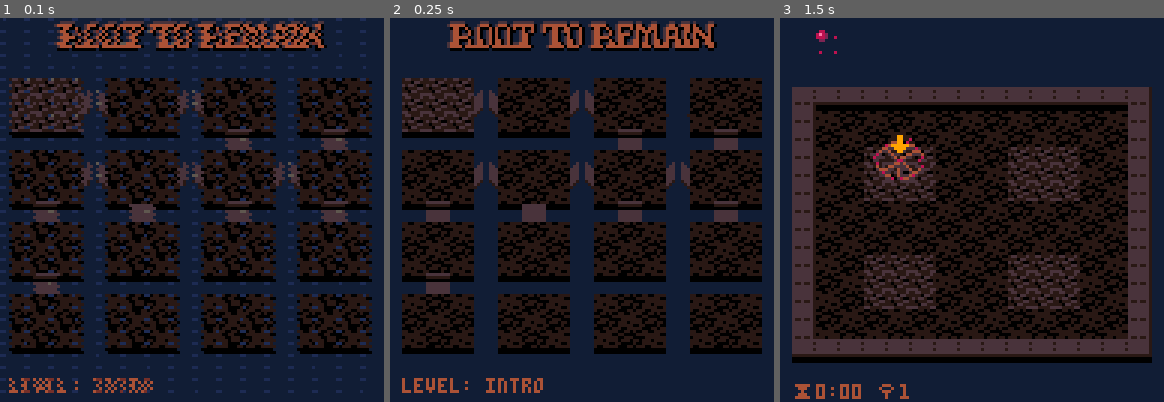
Above: before the commit, frames 1-3 (left to right).
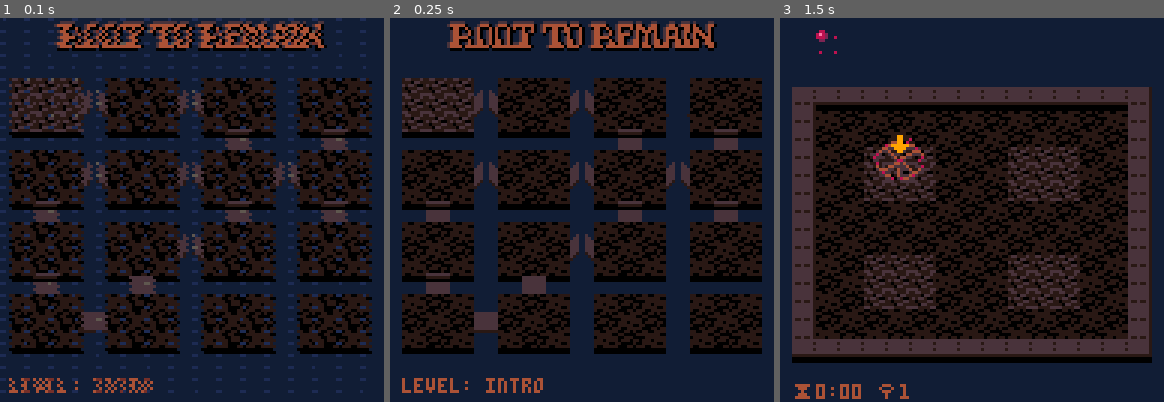
Above: after the commit, the same moments.

Repository: erwinbonsma/WhereToRootPico8
Game: PICO-8 cartridge wheretoroot.p8
The game is run twice, just before and just after one commit, with the same random seed, the same clock (stepped at 60 frames per second) and the same inputs.
Inputs:
- Up to frame 1 (0.1 s): no input
- Up to frame 2 (0.25 s): no input
- Up to frame 3 (1.5 s): tap X (X key) at 1.07 s

The runs differ from the first frame. In frame 1, 1.2% of the frame differs, in the area x 21-54%, y 48-83%; in frame 2, 1.2%; in frame 3, nothing differs.

Commit message:
Add level check12

Diff:
--- a/wheretoroot.p8
+++ b/wheretoroot.p8
@@ -47,7 +47,7 @@
 levelmenu_pos={
  1,2,3,8,
  5,7,4,6,
- 9,0,10,11,
+ 9,13,10,11,
  12,0,0,0,
 }
 
@@ -143,6 +143,17 @@
   plyrs={{20,20},{100,20},{20,100},{60,60}},
   weeds=true
  }
+},{
+ name="check12",
+ data={
+  mapdef={75,17,16,16},
+  target=8,
+  plyrs={{64,64}},
+  params={
+   maxgrowrate=
+    default_maxgrowrate*0.5
+  }
+ }
 }}
 
 --sprite flags
@@ -264,8 +275,8 @@
 --temp:xplicit clear new levels
 -- dset(2,1000)
 -- dset(3,6000)
--- dset(24,1000)
--- dset(25,6000)
+-- dset(26,1000)
+-- dset(27,6000)
 
  return o
 end
@@ -348,11 +359,11 @@
  })
 
  o.hbridges={}
- for b in all({0,1,4,5,6}) do
+ for b in all({0,1,4,5,6,9,12}) do
   o.hbridges[b]=true
  end
  o.vbridges={}
- for b in all({2,3,4,5,6,7,8}) do
+ for b in all({2,3,4,6,7,8,9}) do
   o.vbridges[b]=true
  end
 
@@ -2458,7 +2469,7 @@
 00000000000000000000000000000000000000000000000000000000000000000000000000000000000000000000000000000000000000000000000000000000
 00000000000000000000000000000000000000000000000000000000000000000000000000000000000000000000000000000000000000000000000000000000
 00000000000000000000000000000000000000000000000000000000000000000000000000000000000000000000000000000000000000000000000000000000
-000000000000000000000000000000000000000000000000000000818181818181818181818181818181a1000000000000000000000000000000000000000000
+000000000000000000000043333333333333333333333333333343818181818181818181818181818181a1000000000000000000000000000000000000000000
 
 
 
@@ -2610,35 +2621,35 @@
 38383838383838383838383838383a38383838383838383838383838383a3c3c3c3c3c3c3c3c3c3c3c3c3c3c3c3433333333333334333333333333343130313031303130313031303130343130313031303130313031303130313433333333333434343333333333340000000000003431303134313031343130313431303134
 343434343434343434343434343434343434343434343434343434343434343434343434343434343434343434343434343434343434343434343434333333333333333333333333333334303130313031303130313031303130343b383838383838383838383838383839000000003430313034303130343031303430313034
 343232323232343434323232323234313132323131323231313232313134313131303131343431313031313134343031303d3d3130313031303130340000000000000000000000000000343333333333333333333333333333333439303130313031303130313031333339000000003433333334333333343333333433333334
-343232323232343434323232323234313132323131323231313232313134313131303131343431313031313134343130313d3d3031303130313031340000000000000000000000000000000000000000000000000000000000000039313031303130313031303130343439000000003430313034303130343031303430313034
-343232323232343434323232323234323231313232313132323131323234313131333030313130303331313134343031303d3d3130313031303130340000000000000000000000000000000000000000000000000000000000000039303137323237303130313031303139000000003431303134313031343130313431303134
-3432323232323d3d3d3232323232343232313132323131323231313232343030333430303131303034333030343433333335353333333333313031340000000000000000000000000000000000000000000000000000000000000039313032323232313031303130313039000000003430313034303130343031303430313034
-3432323232323d3d3d323232323234313132323131323231313232313134313130303333303033333030313134343130313d3d3130313434303130340000000000000000000000000000000000000000000000000000000000000039303132323232303137323237303139000000003433333334333333343333333433333334
-343333333d3d3535353d3d33333334313132323131323231313232313134313130303434303034343030313134343031303d3d3031303434313031340000000000000000000000000000000000000000000000000000000000000039313037323237313032323232313039000000000000000000000000000000000000000000
-343434343d3d3434343d3d34343434323231313232313132323131323234333331313030333330303131333334343130313d3d3130313d3d303130340000000000000000000000000000000000000000000000000000000000000039303130313031303132323232303139000000000000000000000000000000000000000000
-343434343d3d3434343d3d343434343232313132323131323231313232343434313130303434303031313434343430313035353031303d3d313031340000000000000000000000000000000000000000000000000000000000000039313031303130313037323237313039000000000000000000000000000000000000000000
-3432323232323d3d3d3232323232343131323231313232313132323131343131303033333030333330303131343431303134343130313d3d303130340000000000000000000000000000000000000000000000000000000000000039303137323237303130313031303139000000000000000000000000000000000000000000
-3432323232323d3d3d3232323232343131323231313232313132323131343131303034343030343430303131343430313034343333333535333333340000000000000000000000000000000000000000000000000000000000000039313032323232313031303130313039000000000000000000000000000000000000000000
-3432323232323535353232323232343232313132323131323231313232343030333330303131303033333030343431303130313031303d3d323232340000000000000000000000000000000000000000000000000000000000000039303132323232303137323237303139000000000000000000000000000000000000000000
-3432323232323434343232323232343232313132323131323231313232343131313430303131303034323232343430313031303130313d3d323232340000000000000000000000000000000000000000000000000000000000000039313037323237313032323232313039000000000000000000000000000000000000000000
-3432323232323434343232323232343131323231313232313132323131343131313031313333313130323232343431303130313031303d3d323232340000000000000000000000000000000000000000000000000000000000000039303130313031303132323232303139000000000000000000000000000000000000000000
-3433333333333434343333333333343131323231313232313132323131343131313031313434313130323232343433333333333333333535333333340000000000000000000000000000000000000000000000000000000000000039313031303130313037323237313039000000000000000000000000000000000000000000
-0000000000000000000000000000343333333333333333333333333333343333333333333434333333333333340000000000000000000000000000000000000000000000000000000000000000000000000000000000000000000039333330313031303130313031303139000000000000000000000000000000000000000000
-0000000000000000000000000000000000000000000000000000000000000000000000000000000000000000000000000000000000000000000000000000000000000000000000000000000000000000000000000000000000000039343431303130313031303130313039000000000000000000000000000000000000000000
-…(17 lines of a section not shown)…
+343232323232343434323232323234313132323131323231313232313134313131303131343431313031313134343130313d3d3031303130313031340000000000000000000000000000003434343434343434343434343434343439313031303130313031303130343439000000003430313034303130343031303430313034
+343232323232343434323232323234323231313232313132323131323234313131333030313130303331313134343031303d3d313031303130313034000000000000000000000000000000343c3c32323c3c32323c3c32323c3c3439303137323237303130313031303139000000003431303134313031343130313431303134
+3432323232323d3d3d323232323234323231313232313132323131323234303033343030313130303433303034343333333535333333333331303134000000000000000000000000000000343c3c32323c3c32323c3c32323c3c3439313032323232313031303130313039000000003430313034303130343031303430313034
+3432323232323d3d3d323232323234313132323131323231313232313134313130303333303033333030313134343130313d3d3130313434303130340000000000000000000000000000003432323c3c32323c3c32323c3c32323439303132323232303137323237303139000000003433333334333333343333333433333334
+343333333d3d3535353d3d33333334313132323131323231313232313134313130303434303034343030313134343031303d3d3031303434313031340000000000000000000000000000003432323c3c32323c3c32323c3c32323439313037323237313032323232313039000000000000000000000000000000000000000000
+343434343d3d3434343d3d34343434323231313232313132323131323234333331313030333330303131333334343130313d3d3130313d3d30313034000000000000000000000000000000343c3c32323c3c32323c3c32323c3c3439303130313031303132323232303139000000000000000000000000000000000000000000
+343434343d3d3434343d3d343434343232313132323131323231313232343434313130303434303031313434343430313035353031303d3d31303134000000000000000000000000000000343c3c32323c3c32323c3c32323c3c3439313031303130313037323237313039000000000000000000000000000000000000000000
+3432323232323d3d3d3232323232343131323231313232313132323131343131303033333030333330303131343431303134343130313d3d303130340000000000000000000000000000003432323c3c32323c3c32323c3c32323439303137323237303130313031303139000000000000000000000000000000000000000000
+3432323232323d3d3d3232323232343131323231313232313132323131343131303034343030343430303131343430313034343333333535333333340000000000000000000000000000003432323c3c32323c3c32323c3c32323439313032323232313031303130313039000000000000000000000000000000000000000000
+3432323232323535353232323232343232313132323131323231313232343030333330303131303033333030343431303130313031303d3d32323234000000000000000000000000000000343c3c32323c3c32323c3c32323c3c3439303132323232303137323237303139000000000000000000000000000000000000000000
+3432323232323434343232323232343232313132323131323231313232343131313430303131303034323232343430313031303130313d3d32323234000000000000000000000000000000343c3c32323c3c32323c3c32323c3c3439313037323237313032323232313039000000000000000000000000000000000000000000
+3432323232323434343232323232343131323231313232313132323131343131313031313333313130323232343431303130313031303d3d323232340000000000000000000000000000003432323c3c32323c3c32323c3c32323439303130313031303132323232303139000000000000000000000000000000000000000000
+3433333333333434343333333333343131323231313232313132323131343131313031313434313130323232343433333333333333333535333333340000000000000000000000000000003432323c3c32323c3c32323c3c32323439313031303130313037323237313039000000000000000000000000000000000000000000
+000000000000000000000000000034333333333333333333333333333334333333333333343433333333333334000000000000000000000000000000000000000000000000000000000000343c3c32323c3c32323c3c32323c3c3439333330313031303130313031303139000000000000000000000000000000000000000000
+000000000000000000000000000000000000000000000000000000000000000000000000000000000000000000000000000000000000000000000000000000000000000000000000000000343c3c32323c3c32323c3c32323c3c3439343431303130313031303130313039000000000000000000000000000000000000000000
+…(17 lines of a section not shown)…
